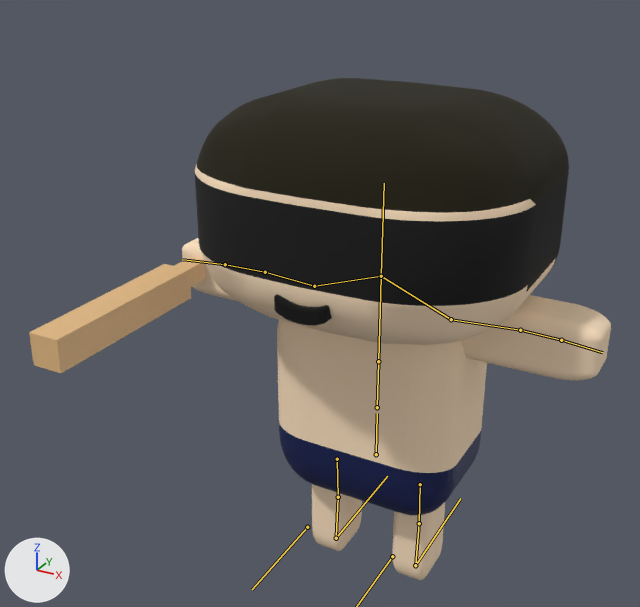
What one commit did to the glTF model public/assets/models/playable_character/TomoyaWatermelon.glb.
Rendered twice from a 50 mm camera at (1.23, -2.72, 2.44) aimed at (-0.14, -0.22, 1.2). Arrows for +X, +Y and +Z are at lower left; the lights stay in place. The bones that bend it are drawn over the model as lines.

Names of what the first picture shows: 'Tomoya2'.
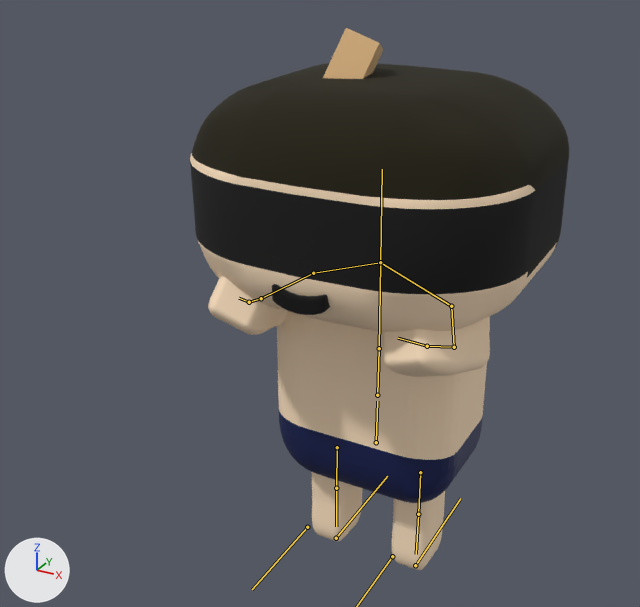
The newer file adds an action. The first version stands in its rest pose; the second is drawn at frame 17 of the action 'Surprise'.

Patch to the scene script:
```diff
--- a/public/assets/models/playable_character/TomoyaWatermelon.glb.py
+++ b/public/assets/models/playable_character/TomoyaWatermelon.glb.py
@@ bone_root @@
 bone_root = bpy.data.objects['Armature'].pose.bones['Root']
-bone_root.location = (0.0, 0.0, 0.0)
+bone_root.location = (0.0, 0.055, 0.0)
@@ bone_spine2 @@
 bone_spine2 = bpy.data.objects['Armature'].pose.bones['Spine2']  # child of 'Spine1'
-bone_spine2.rotation_quaternion = (1.0, 0.0, 0.0, 0.0)  # degrees (0, 0, 0)
+bone_spine2.rotation_quaternion = (1.0, 0.014, 0.0, 0.0)  # degrees (2, 0, 0)
@@ bone_upperarm_l @@
 bone_upperarm_l = bpy.data.objects['Armature'].pose.bones['UpperArm.L']  # child of 'Shoulder.L'
-bone_upperarm_l.rotation_quaternion = (1.0, 0.0, 0.0, 0.0)  # degrees (0, 0, 0)
+bone_upperarm_l.rotation_quaternion = (0.622, 0.404, -0.503, -0.444)  # degrees (80, -16, -84)
@@ bone_hand_l @@
 bone_hand_l = bpy.data.objects['Armature'].pose.bones['Hand.L']  # child of 'UpperArm.L'
-bone_hand_l.rotation_quaternion = (1.0, 0.0, 0.0, 0.0)  # degrees (0, 0, 0)
+bone_hand_l.rotation_quaternion = (0.92, 0.246, 0.075, -0.295)  # degrees (25, 16, -32)
@@ bone_upperarm_r @@
 bone_upperarm_r = bpy.data.objects['Armature'].pose.bones['UpperArm.R']  # child of 'Shoulder.R'
-bone_upperarm_r.rotation_quaternion = (1.0, 0.0, 0.0, 0.0)  # degrees (0, 0, 0)
+bone_upperarm_r.rotation_quaternion = (0.622, 0.404, 0.503, 0.444)  # degrees (80, 16, 84)
@@ bone_hand_r @@
 bone_hand_r = bpy.data.objects['Armature'].pose.bones['Hand.R']  # child of 'UpperArm.R'
-bone_hand_r.rotation_quaternion = (1.0, 0.0, 0.0, 0.0)  # degrees (0, 0, 0)
+bone_hand_r.rotation_quaternion = (0.92, 0.246, -0.075, 0.295)  # degrees (25, -16, 32)
@@ bone_upperleg_l @@
 bone_upperleg_l = bpy.data.objects['Armature'].pose.bones['UpperLeg.L']  # child of 'Root'
-bone_upperleg_l.rotation_quaternion = (1.0, 0.0, 0.0, 0.0)  # degrees (0, 0, 0)
+bone_upperleg_l.rotation_quaternion = (0.0, 0.0, -0.999, -0.034)  # degrees (-4, 180, 0)
@@ bone_lowerleg_l @@
 bone_lowerleg_l = bpy.data.objects['Armature'].pose.bones['LowerLeg.L']  # child of 'UpperLeg.L'
-bone_lowerleg_l.rotation_quaternion = (1.0, 0.0, 0.0, 0.0)  # degrees (0, 0, 0)
+bone_lowerleg_l.rotation_quaternion = (0.998, -0.062, 0.0, 0.0)  # degrees (-7, 0, 0)
@@ bone_upperleg_r @@
 bone_upperleg_r = bpy.data.objects['Armature'].pose.bones['UpperLeg.R']  # child of 'Root'
-bone_upperleg_r.rotation_quaternion = (1.0, 0.0, 0.0, 0.0)  # degrees (0, 0, 0)
+bone_upperleg_r.rotation_quaternion = (0.0, 0.0, 0.999, 0.034)  # degrees (-4, -180, 0)
@@ bone_lowerleg_r @@
 bone_lowerleg_r = bpy.data.objects['Armature'].pose.bones['LowerLeg.R']  # child of 'UpperLeg.R'
-bone_lowerleg_r.rotation_quaternion = (1.0, 0.0, 0.0, 0.0)  # degrees (0, 0, 0)
+bone_lowerleg_r.rotation_quaternion = (0.998, -0.062, 0.0, 0.0)  # degrees (-7, 0, 0)
```

What differs and where, as boxes [x1, y1, x2, y2] in the pictures (640 x 607 px):
'Tomoya2', posed (35% narrower, 8% taller)
    before: [29, 78, 611, 580]
    after: [190, 28, 569, 570]
bone 'Root', root to tip
    before: (376, 454) to (377, 413)
    after: (376, 442) to (377, 401)
bone 'Spine2', root to tip
    before: (378, 361) to (381, 276)
    after: (379, 348) to (380, 262)
bone 'UpperArm.L', root to tip
    before: (451, 319) to (520, 330)
    after: (451, 306) to (454, 347)
bone 'Hand.L', root to tip
    before: (520, 330) to (561, 340)
    after: (454, 347) to (427, 346)
bone 'UpperArm.R', root to tip
    before: (314, 286) to (265, 272)
    after: (313, 273) to (261, 298)
bone 'Hand.R', root to tip
    before: (265, 272) to (225, 264)
    after: (261, 298) to (249, 302)
bone 'UpperLeg.L', root to tip
    before: (420, 484) to (419, 523)
    after: (420, 472) to (418, 514)
bone 'LowerLeg.L', root to tip
    before: (419, 523) to (415, 565)
    after: (418, 514) to (416, 554)
bone 'UpperLeg.R', root to tip
    before: (337, 459) to (338, 497)
    after: (337, 447) to (336, 488)
bone 'LowerLeg.R', root to tip
    before: (338, 497) to (336, 537)
    after: (336, 488) to (336, 526)
